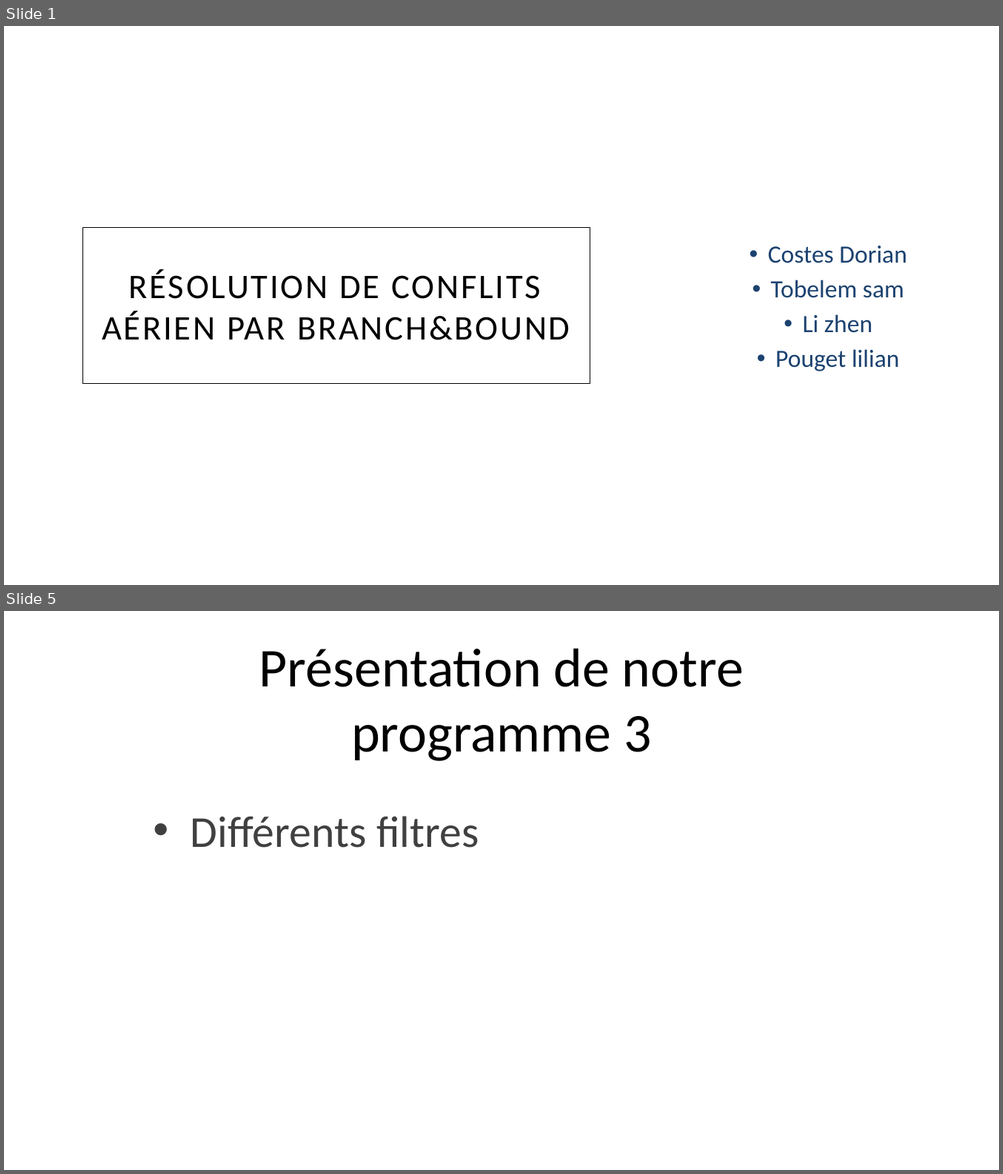
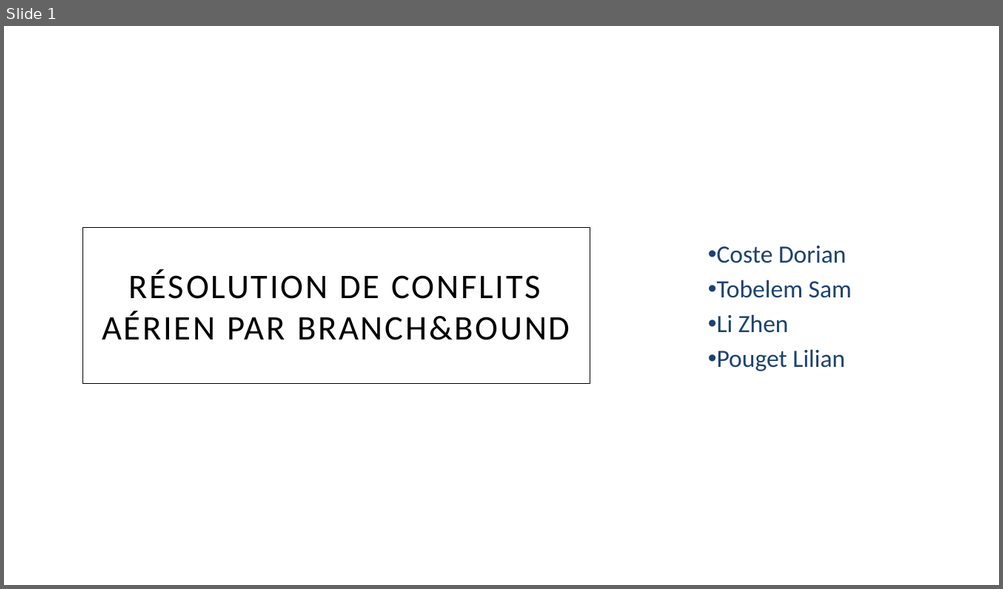
Before and after one commit to doriancoste/conflicts_resolution, a slide deck: template.pptx. Shown one above the other, each under a label of ours: slides 1 and 5 before the commit, slide 1 after it; the slides between them are not shown. The pictures are 1003x1174 and 1003x589 pixels, drawn with LibreOffice and Linux fonts; fonts in the diff are those of the drawing; background and template pictures are left out. Boxes give left, top, right and bottom in pixels: in the first picture for what was removed or moved away, otherwise in the second. Text is boxed around its words. In the diff, an @@ line names an element or a change of style, - is before the commit and + after.

```diff
--- a/template.pptx
+++ b/template.pptx
@@ slide 5 removed at (x1=4, y1=611, x2=999, y2=1170), background picture (left out) @@
@@ title removed at (x1=259, y1=648, x2=743, y2=761) @@
-Présentation de notre programme 3
@@ text removed at (x1=190, y1=816, x2=478, y2=848) @@
-• Différents filtres
@@ slide 1 changed as well @@
@@ subtitle at (x1=717, y1=246, x2=851, y2=372): text changed @@
-• Costes Dorian
-• Tobelem sam
-• Li zhen
-• Pouget lilian
+• Coste Dorian
+• Tobelem Sam
+• Li Zhen
+• Pouget Lilian
```
Also in this commit, not shown: 2 other slides changed, 14 slides added, 4 other slides removed, 2 other files.
